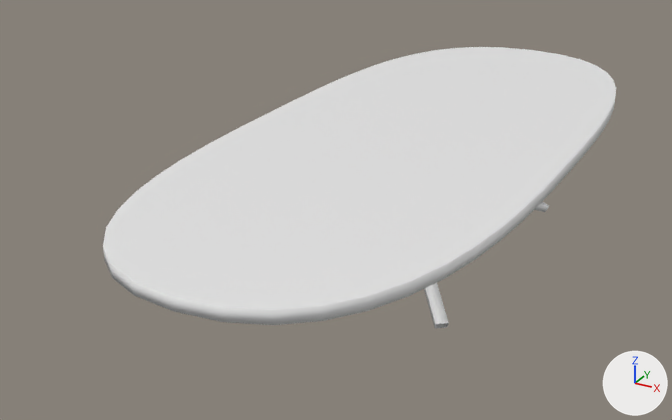
What one commit did to the Blender file Assets/Custom Models/long table.blend.
Both versions are drawn from a camera (50 mm lens) standing at (25.5, -46.7, 22.5) and looking at (-1.2, 2.0, -1.8). Arrows for +X, +Y and +Z are at lower right; the lights stay in place.

In view in the first picture: 'BezierCircle', 'BezierCurve'.
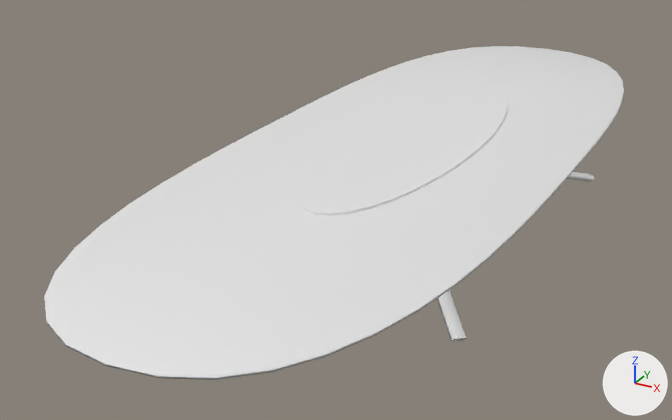
Boxes (x1, y1, x2, y2) around the edits, measured in the pictures (672 x 420 px):
'BezierCircle', shading changed, moved, rescaled (13% wider, 20% taller): before (103, 47, 616, 325); after (44, 46, 624, 380)
'BezierCurve', shading changed, moved, rescaled: before (424, 202, 549, 328); after (437, 172, 595, 342)
part 1 of me_mesh, shading changed: before (103, 47, 616, 310); after (44, 46, 624, 376)
'Cylinder', unchanged, uncovered by the edit: after (300, 90, 507, 216)

Diff of the bpy script that builds the scene:
```diff
--- a/Assets/Custom Models/long table.blend.py
+++ b/Assets/Custom Models/long table.blend.py
@@ me_mesh @@
 me_mesh.from_pydata(...)  # 96 vertices, 140 faces; spans x -1.0..1.0, y -2.4..2.4, z -0.04..0.04
 # used by ob_beziercircle; location = (2.71, 4.83, 2.92); scale = (10.2, 10.2, 10.2)
+# me_mesh part 1: all faces are now shaded smooth (92 of 140 changed)
@@ ob_beziercircle @@
 ob_beziercircle = bpy.data.objects.new('BezierCircle', me_mesh)
-ob_beziercircle.location = (2.71, 4.83, 2.92)
-ob_beziercircle.scale = (10.2, 10.2, 10.2)
+ob_beziercircle.location = (2.71, 4.79, 2.39)
+ob_beziercircle.scale = (10.2, 12.0, 2.25)
@@ ob_beziercurve @@
 ob_beziercurve = bpy.data.objects.new('BezierCurve', cu_beziercurve)
-ob_beziercurve.location = (-0.24, 10.19, -0.94)
+ob_beziercurve.location = (-2.49, 13.44, -0.23)
 ob_beziercurve.rotation_euler = (-0.661, 1.571, 0.0)  # degrees (-38, 90, 0)
-ob_beziercurve.scale = (0.465, 0.624, 0.624)
+ob_beziercurve.scale = (0.341, 0.624, 0.624)
 _m = ob_beziercurve.modifiers.new('Mirror', 'MIRROR')
```
